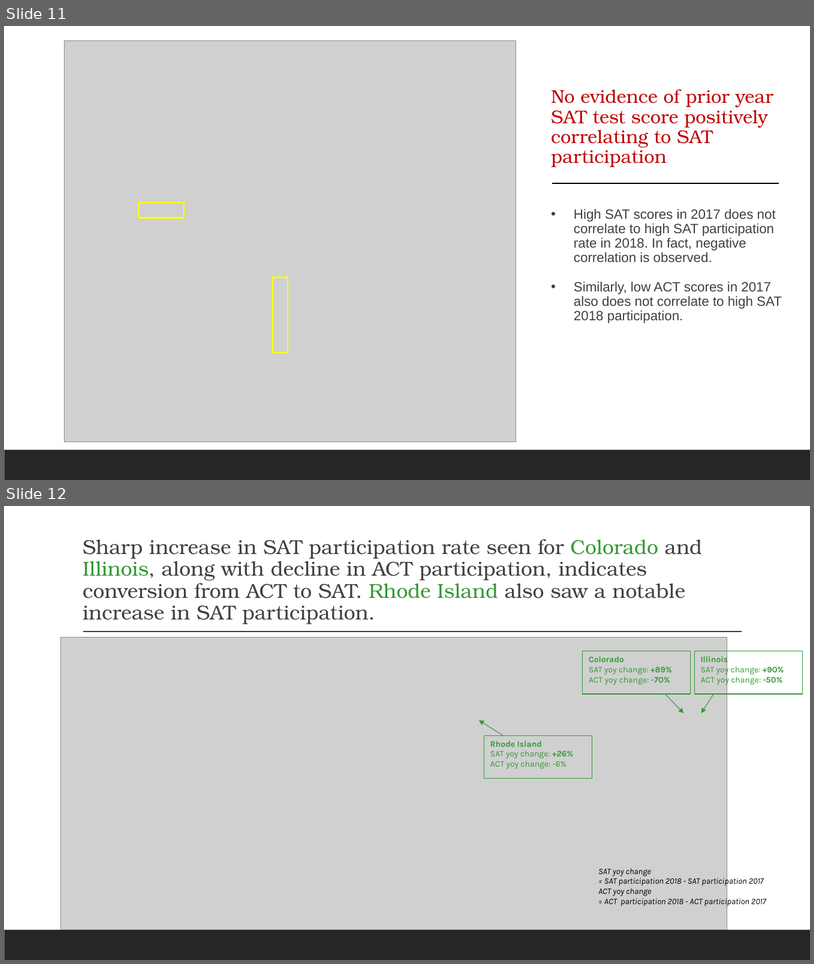
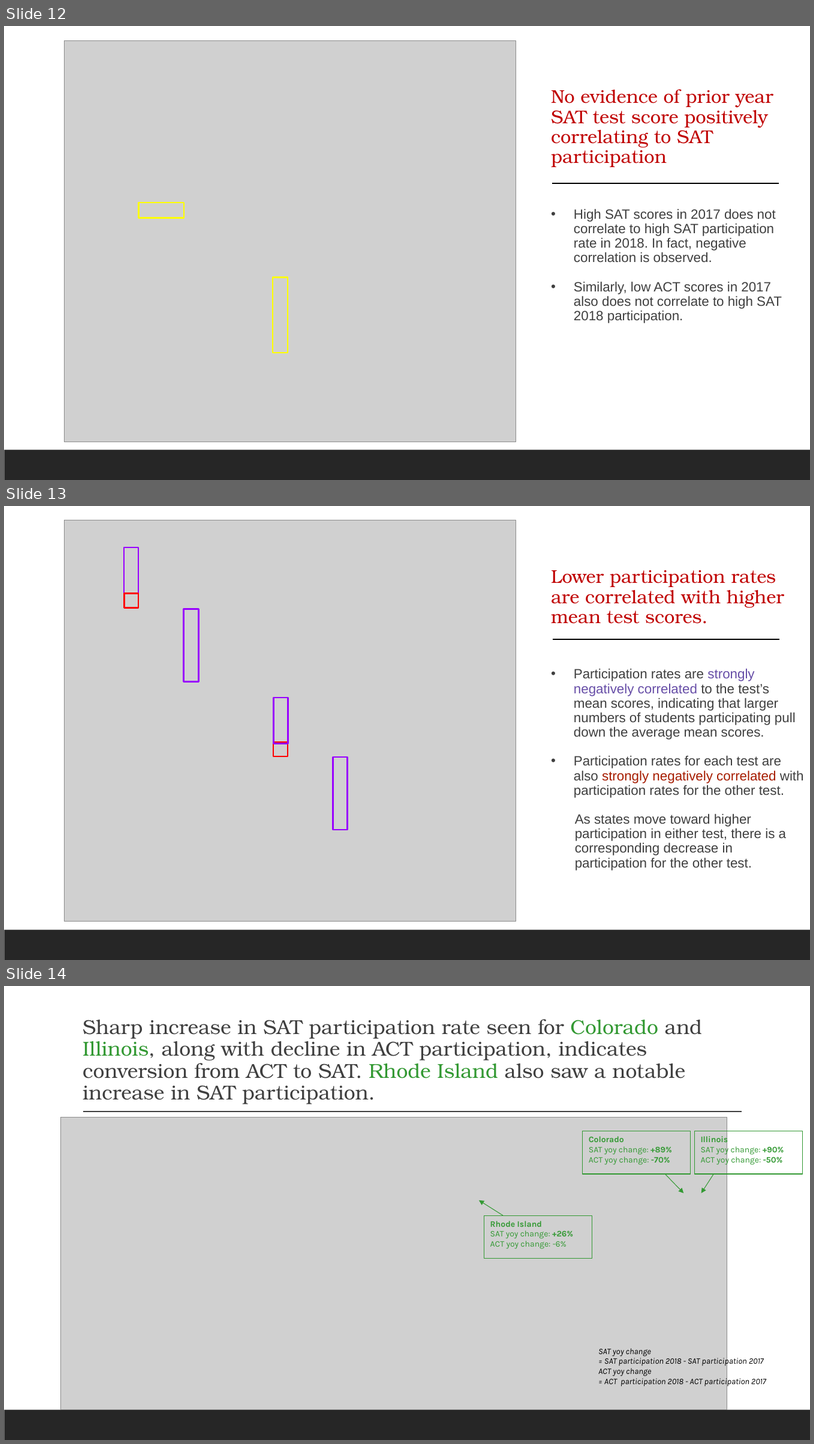
Before and after one commit to leungesther/DSI-Projects, a slide deck: Project-1-SAT-and-ACT-Analysis/SAT & ACT Analysis_presentation.pptx. Shown one above the other, each under a label of ours: slides 11 and 12 before the commit, slides 12, 13 and 14 after it. The pictures are 814x964 and 814x1444 pixels, drawn with LibreOffice and Linux fonts; fonts in the diff are those of the drawing; grey boxes stand for pictures. Boxes give left, top, right and bottom in pixels: in the first picture for what was removed or moved away, otherwise in the second. Text is boxed around its words. In the diff, an @@ line names an element or a change of style, - is before the commit and + after.

```diff
--- a/Project-1-SAT-and-ACT-Analysis/SAT & ACT Analysis_presentation.pptx
+++ b/Project-1-SAT-and-ACT-Analysis/SAT & ACT Analysis_presentation.pptx
@@ slide 13 added at [4, 506, 810, 960], background #FFFFFF; not listed: 1 template element that a slide beside it also shows @@
@@ picture added at [65, 520, 516, 921] @@
@@ rectangle added at [125, 548, 139, 594], outline #9900FF 1.75 pt @@
@@ text added at [551, 570, 804, 870], 16 pt, text #3F3F3F @@
+Lower participation rates are correlated with higher mean test scores.
+• Participation rates are strongly negatively correlated to the test’s mean scores, indicating that larger numbers of students participating pull down the average mean scores.
+• Participation rates for each test are also strongly negatively correlated with participation rates for the other test.
+As states move toward higher participation in either test, there is a corresponding decrease in participation for the other test.
@@ rectangle added at [125, 593, 139, 607], outline #FF0000 1.75 pt @@
@@ rectangle added at [183, 609, 199, 681], outline #9900FF 1.75 pt @@
@@ line added from (552, 639) to (780, 639), #000000 1 pt @@
@@ rectangle added at [274, 698, 288, 744], outline #9900FF 1.75 pt @@
@@ rectangle added at [274, 742, 288, 756], outline #FF0000 1.75 pt @@
@@ rectangle added at [333, 757, 348, 829], outline #9900FF 1.75 pt @@
@@ what was slide 11 is now slide 12 @@
@@ what was slide 12 is now slide 14 @@
```
Also in this commit, not shown: 2 slides changed, 2 other files.
